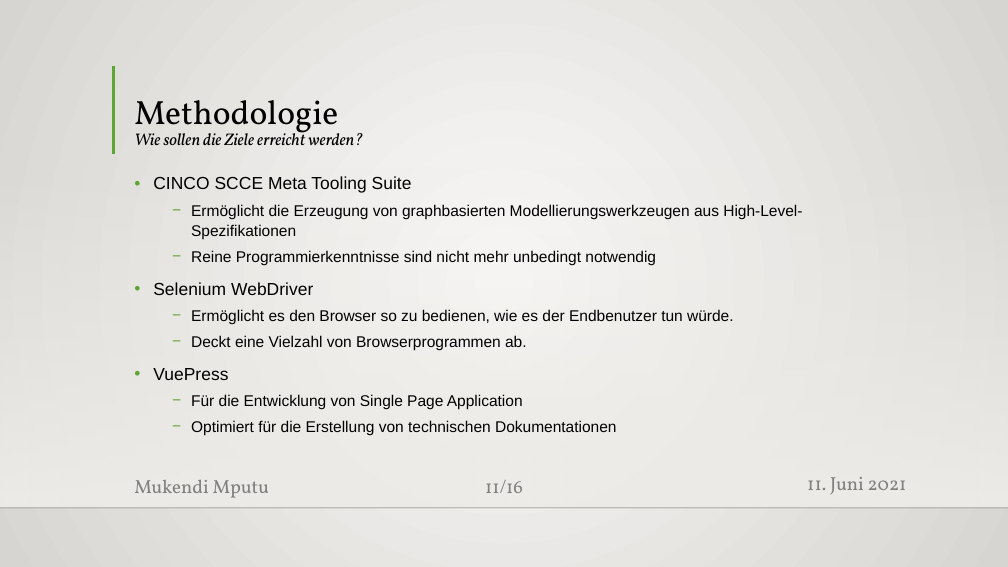
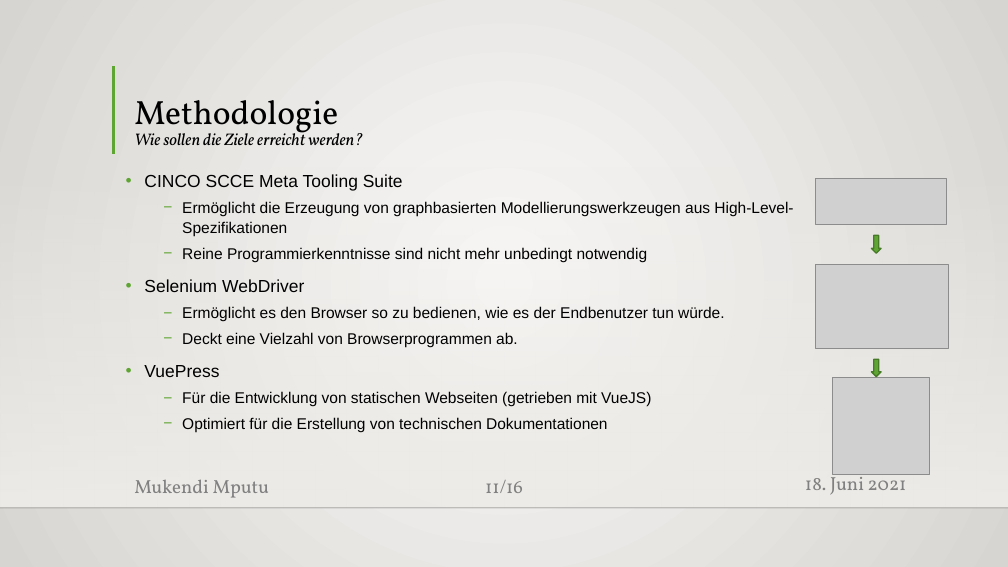
Before and after one commit to MukendiMputu/BachelorThesis, a slide deck: slide 11 of Proposalvortrag.pptx. Drawn at 1008x567 pixels with LibreOffice and Linux fonts; fonts in the diff are those of the drawing; grey boxes stand for pictures; background and template pictures are left out. Boxes give left, top, right and bottom in pixels: in the first picture for what was removed or moved away, otherwise in the second. Text is boxed around its words. In the diff, an @@ line names an element or a change of style, - is before the commit and + after.

```diff
--- a/Proposalvortrag.pptx
+++ b/Proposalvortrag.pptx
@@ text "CINCO SCCE Meta Tooling Suite": place and size @@
-text "CINCO SCCE Meta Tooling Suite" at [153,176,802,435]
+text "CINCO SCCE Meta Tooling Suite" at [144,174,793,433]
@@ picture added at [816,178,947,225] @@
@@ down arrow added at [872,235,882,253], fill #5FA534, outline #467A26 1.25 pt @@
@@ picture added at [816,265,948,348] @@
@@ down arrow added at [872,359,882,377], fill #5FA534, outline #467A26 1.25 pt @@
@@ picture added at [833,377,930,475] @@
@@ text at [182,391,651,407]: text changed @@
-  − Für die Entwicklung von Single Page Application
+  − Für die Entwicklung von statischen Webseiten (getrieben mit VueJS)
@@ text at [805,473,907,495]: text changed @@
-11. Juni 2021
+18. Juni 2021
```
Also in this commit, not shown: 13 other slides changed, 3 slides added, 2 slides removed, 1 other file.
